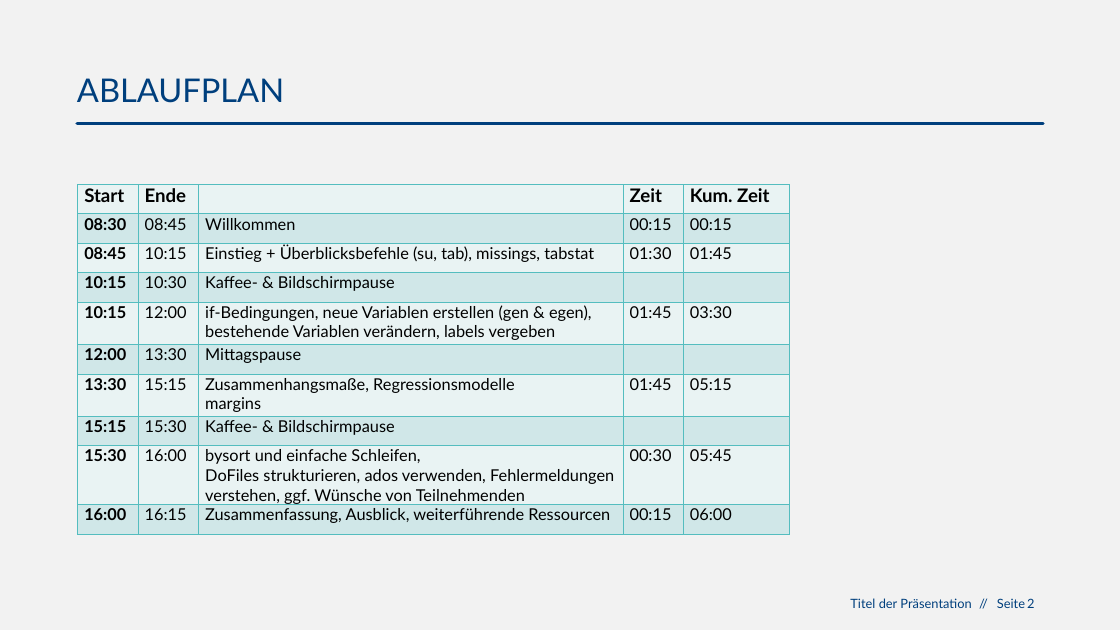
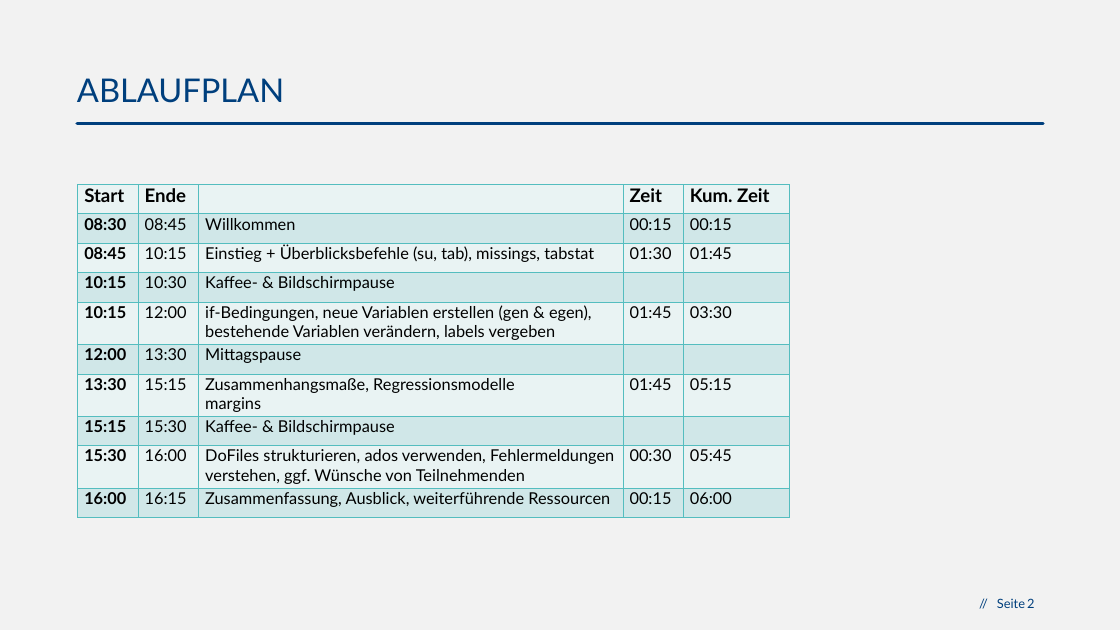
Before and after one commit to filius23/StataBIBB2, a slide deck: slide 2 of Statakurs am BIBB.pptx. Drawn at 1120x630 pixels with LibreOffice and Linux fonts; fonts in the diff are those of the drawing. Boxes give left, top, right and bottom in pixels: in the first picture for what was removed or moved away, otherwise in the second. Text is boxed around its words. In the diff, an @@ line names an element or a change of style, - is before the commit and + after.

```diff
--- a/Statakurs am BIBB.pptx
+++ b/Statakurs am BIBB.pptx
@@ table at bbox=[78, 185, 790, 518] @@
-row 9, column 3: bysort und einfache Schleifen, DoFiles strukturieren, ados verwenden, Fehlermeldungen verstehen, ggf. Wünsche von Teilnehmenden
+row 9, column 3: DoFiles strukturieren, ados verwenden, Fehlermeldungen verstehen, ggf. Wünsche von Teilnehmenden
@@ text removed at bbox=[850, 598, 971, 608] @@
-Titel der Präsentation
```
Also in this commit, not shown: 2 other slides changed, 29 other files.
